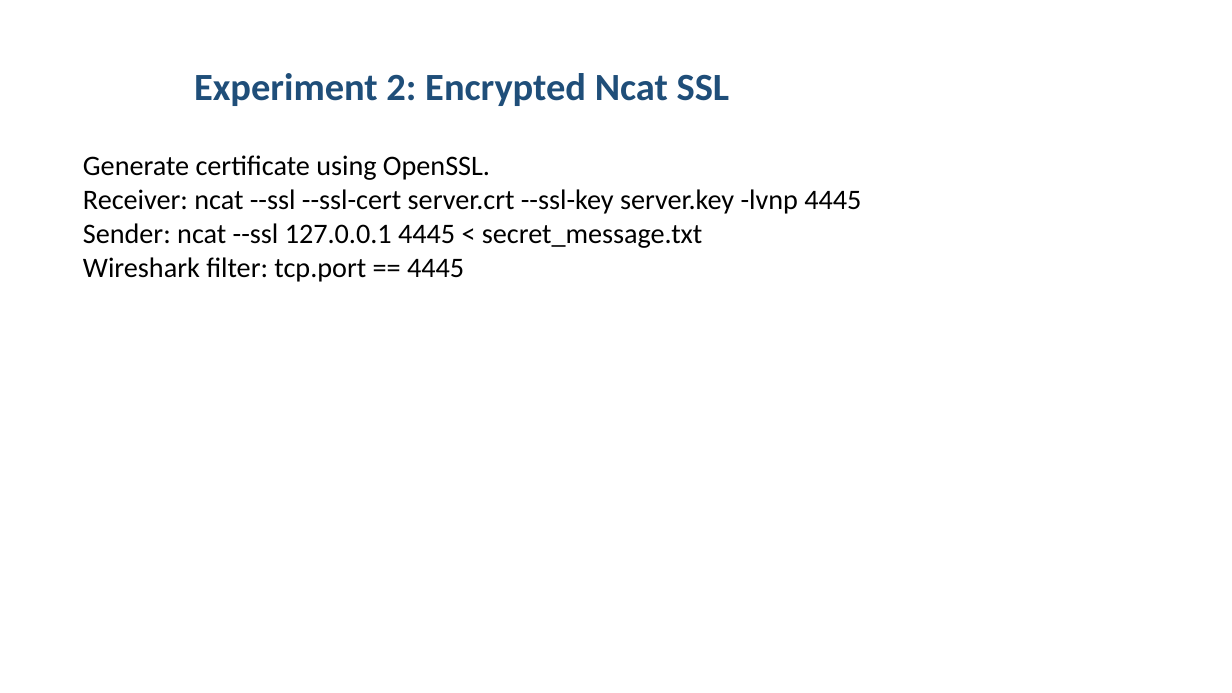
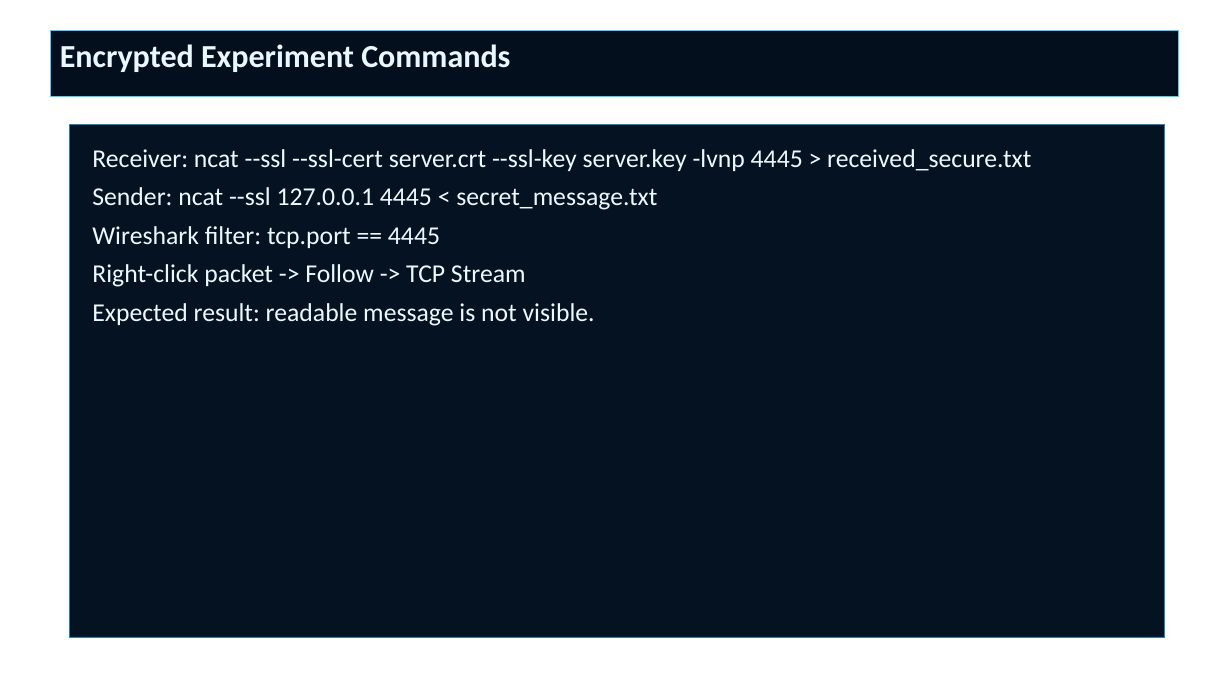
Before and after one commit to aastha2208/campussync-mobile, a slide deck: slide 16 of netcat_aat_project/Secure_Data_Transmission_over_Netcat_Presentation.pptx (slide 10 before the commit). Drawn at 1232x693 pixels with LibreOffice and Linux fonts; fonts in the diff are those of the drawing; background and template pictures are left out. Boxes give left, top, right and bottom in pixels: in the first picture for what was removed or moved away, otherwise in the second. Text is boxed around its words. In the diff, an @@ line names an element or a change of style, - is before the commit and + after.

```diff
--- a/netcat_aat_project/Secure_Data_Transmission_over_Netcat_Presentation.pptx
+++ b/netcat_aat_project/Secure_Data_Transmission_over_Netcat_Presentation.pptx
@@ rectangle added at (51,30,1178,97), fill #040F1E, outline #4BCDFF 0.75 pt, 25 pt, text #E8F8FF, bold @@
+Encrypted Experiment Commands
@@ title removed at (194,73,730,106) @@
-Experiment 2: Encrypted Ncat SSL
@@ rectangle "Receiver: ncat --ssl --ssl-cert server.crt ...": place and size @@
-rectangle "Receiver: ncat --ssl --ssl-cert server.crt ..." at (83,155,861,282)
+rectangle "Receiver: ncat --ssl --ssl-cert server.crt ..." at (69,125,1165,638)
@@ rectangle "Receiver: ncat --ssl --ssl-cert server.crt ..." at (69,125,1165,638): fill none to #051222; outline none to #2282B4 0.75 pt @@
@@ text in rectangle at (92,149,1031,171): text changed; size 22 to 20 pt; text colour #000000 to #ECFAFF @@
-Generate certificate using OpenSSL.
-Receiver: ncat --ssl --ssl-cert server.crt --ssl-key server.key -lvnp 4445
+Receiver: ncat --ssl --ssl-cert server.crt --ssl-key server.key -lvnp 4445 > received_secure.txt
@@ text in rectangle at (92,187,657,248): size 22 to 20 pt, text colour #000000 to #ECFAFF in "Sender: ncat --ssl 127.0.0.1 4445 < secret_message.txt", "Wireshark filter: tcp.port == 4445"; more space between paragraphs @@
@@ text in rectangle at (92,264,595,326): paragraphs added @@
+Right-click packet -> Follow -> TCP Stream
+Expected result: readable message is not visible.
```
Also in this commit, not shown: 7 other slides changed, 17 slides added, 8 slides removed, 7 other files.
